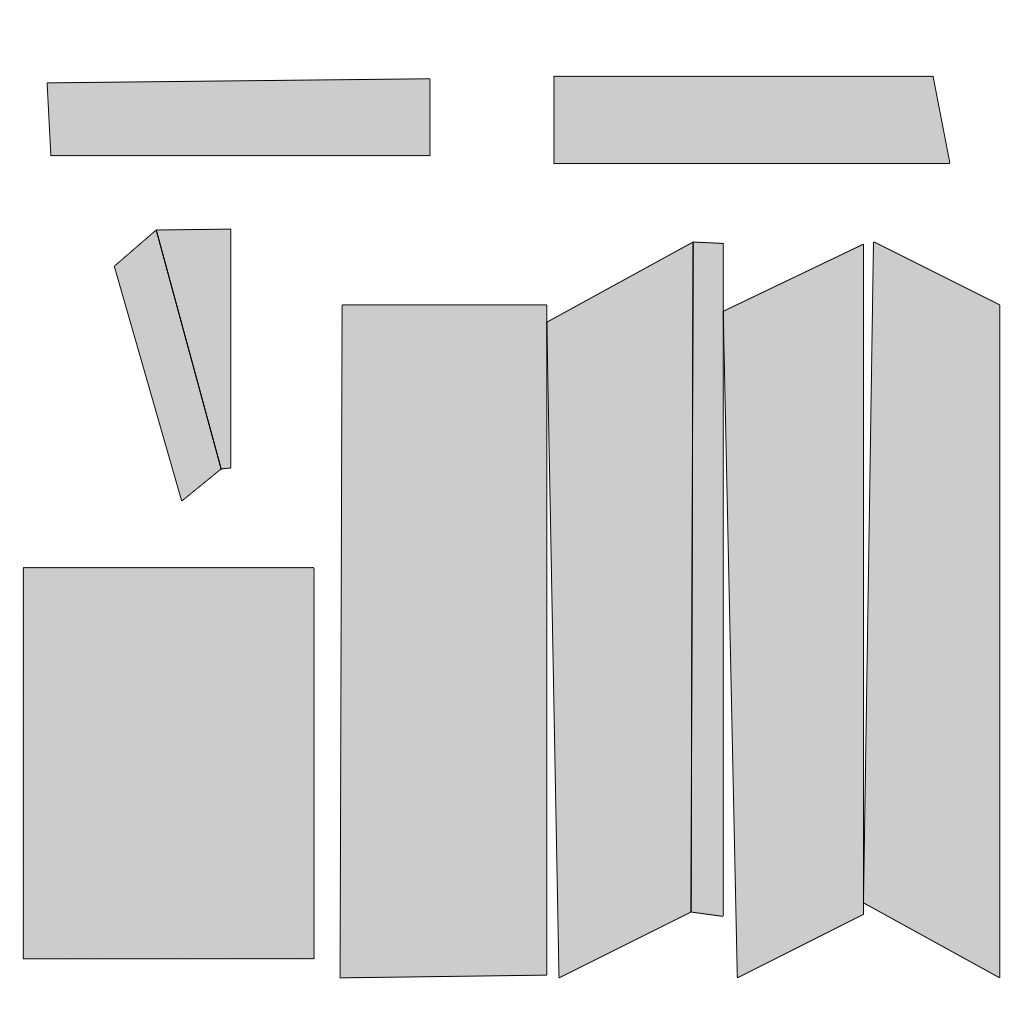
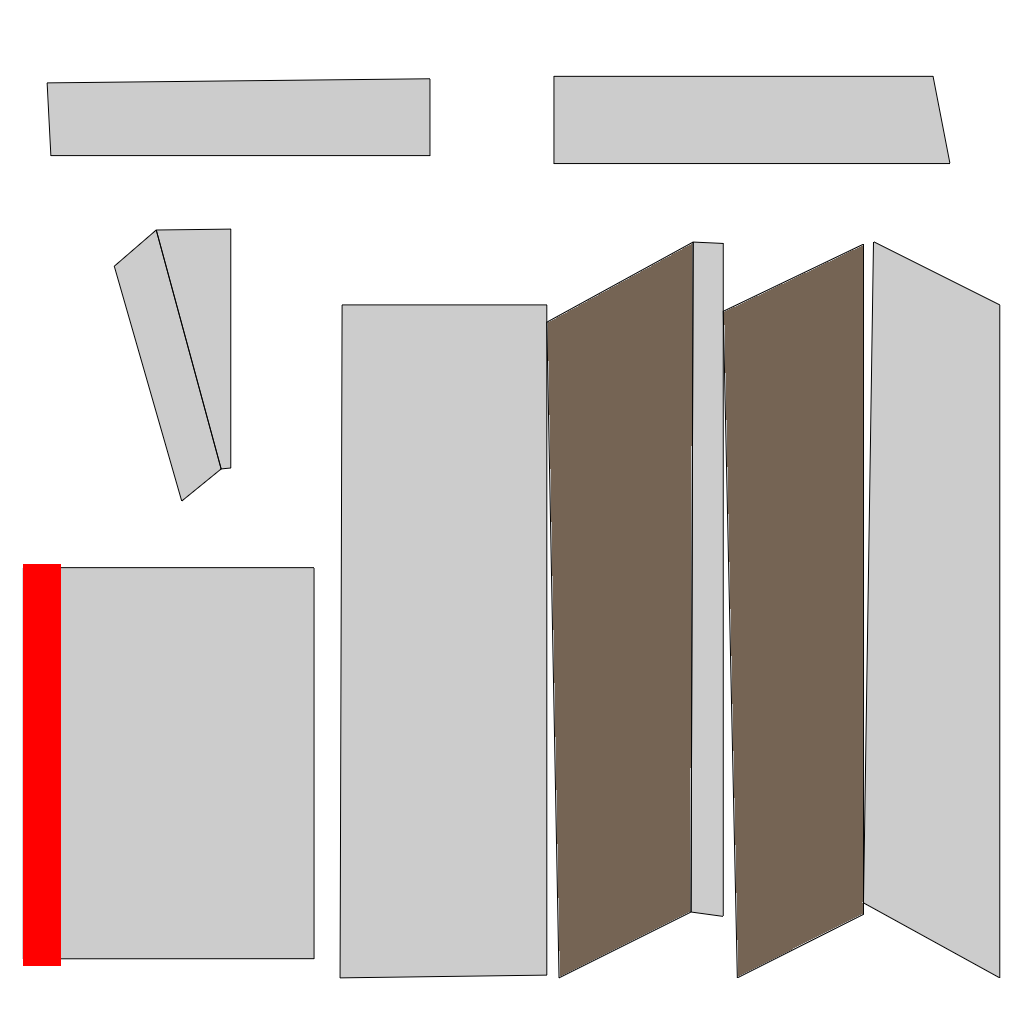
The second 1024 x 1024 image is a revision of the first. Changes to its layers:
added layer "Layer 1" above "UV Layout copy" over [23, 564, 61, 966]
added layer "UV Layout copy" above "UV Layout" over [23, 244, 863, 976]
renamed "Layer 1" to "UV Layout", hid it over [23, 244, 863, 976]
